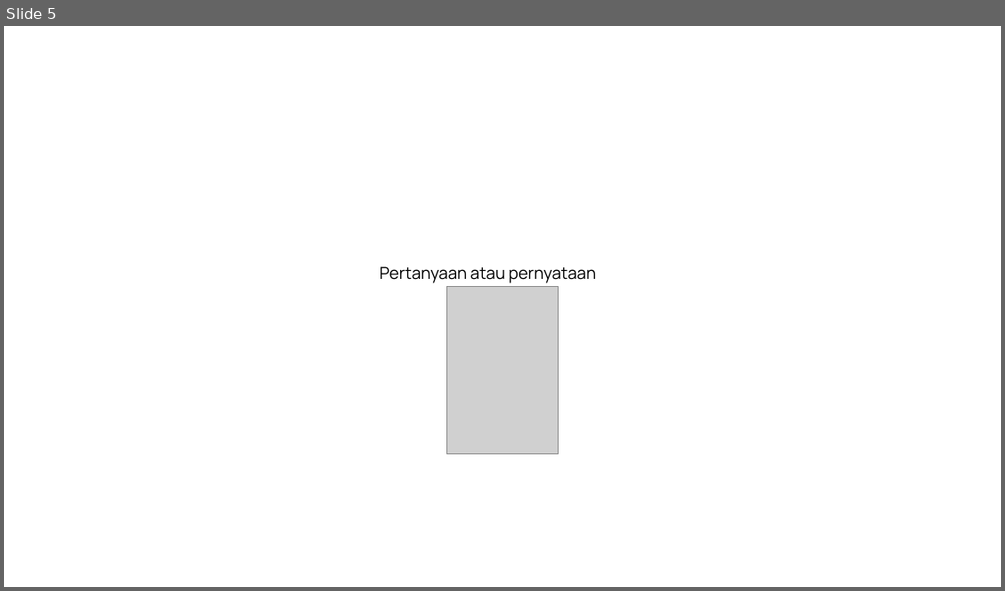
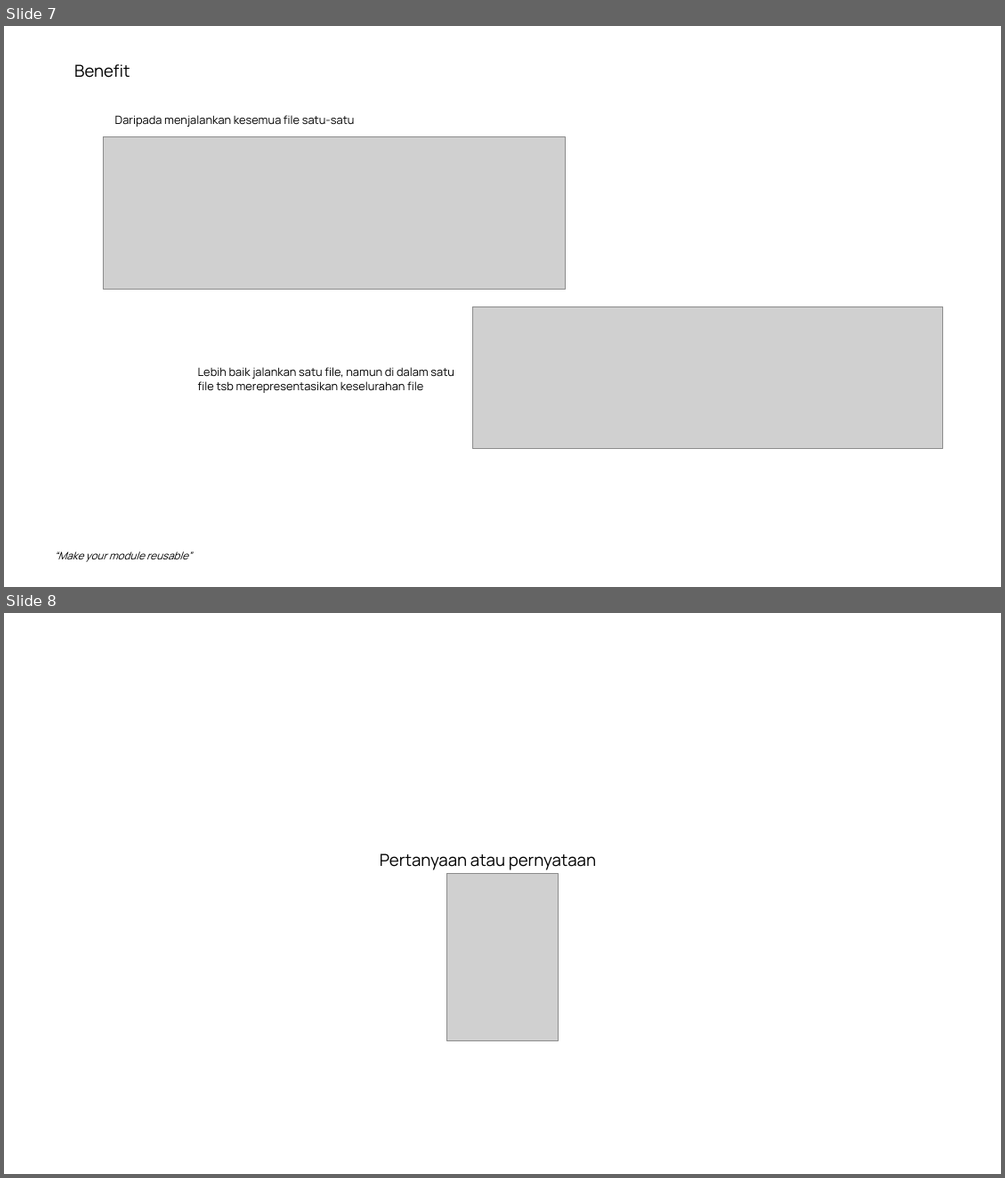
Before and after one commit to saddam-satria/learning-material, a slide deck: march/week-1/meeting-3/PPT.pptx. Shown one above the other, each under a label of ours: slide 5 before the commit, slides 7 and 8 after it. The pictures are 1005x591 and 1005x1178 pixels, drawn with LibreOffice and Linux fonts; fonts in the diff are those of the drawing; grey boxes stand for pictures. Boxes give left, top, right and bottom in pixels: in the first picture for what was removed or moved away, otherwise in the second. Text is boxed around its words. In the diff, an @@ line names an element or a change of style, - is before the commit and + after.

```diff
--- a/march/week-1/meeting-3/PPT.pptx
+++ b/march/week-1/meeting-3/PPT.pptx
@@ slide 7 added at <box>4,26,1001,587</box>, background #FFFFFF @@
@@ text added at <box>74,64,130,78</box>, 16 pt, text #000000 @@
+Benefit
@@ text added at <box>115,115,355,127</box>, 11 pt, text #000000 @@
+Daripada menjalankan kesemua file satu-satu
@@ picture added at <box>104,136,565,289</box> @@
@@ picture added at <box>473,306,943,449</box> @@
@@ text added at <box>198,367,454,393</box>, 11 pt, text #000000 @@
+Lebih baik jalankan satu file, namun di dalam satu file tsb merepresentasikan keselurahan file
@@ text added at <box>54,551,192,562</box>, 10 pt, text #000000, italic @@
+“Make your module reusable”
@@ what was slide 5 is now slide 8 @@
```
Also in this commit, not shown: 2 other slides added, 1 other file.
